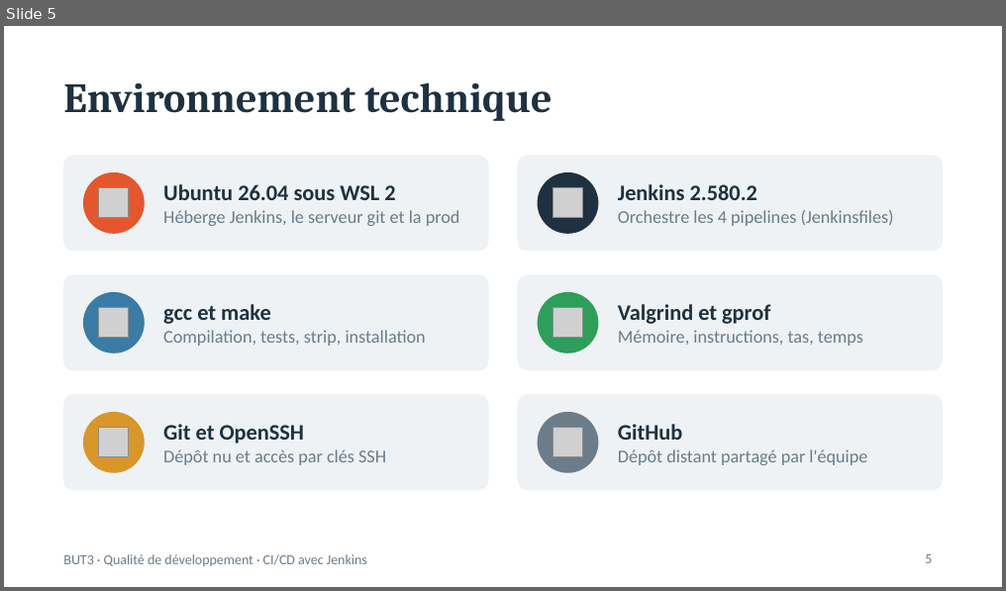
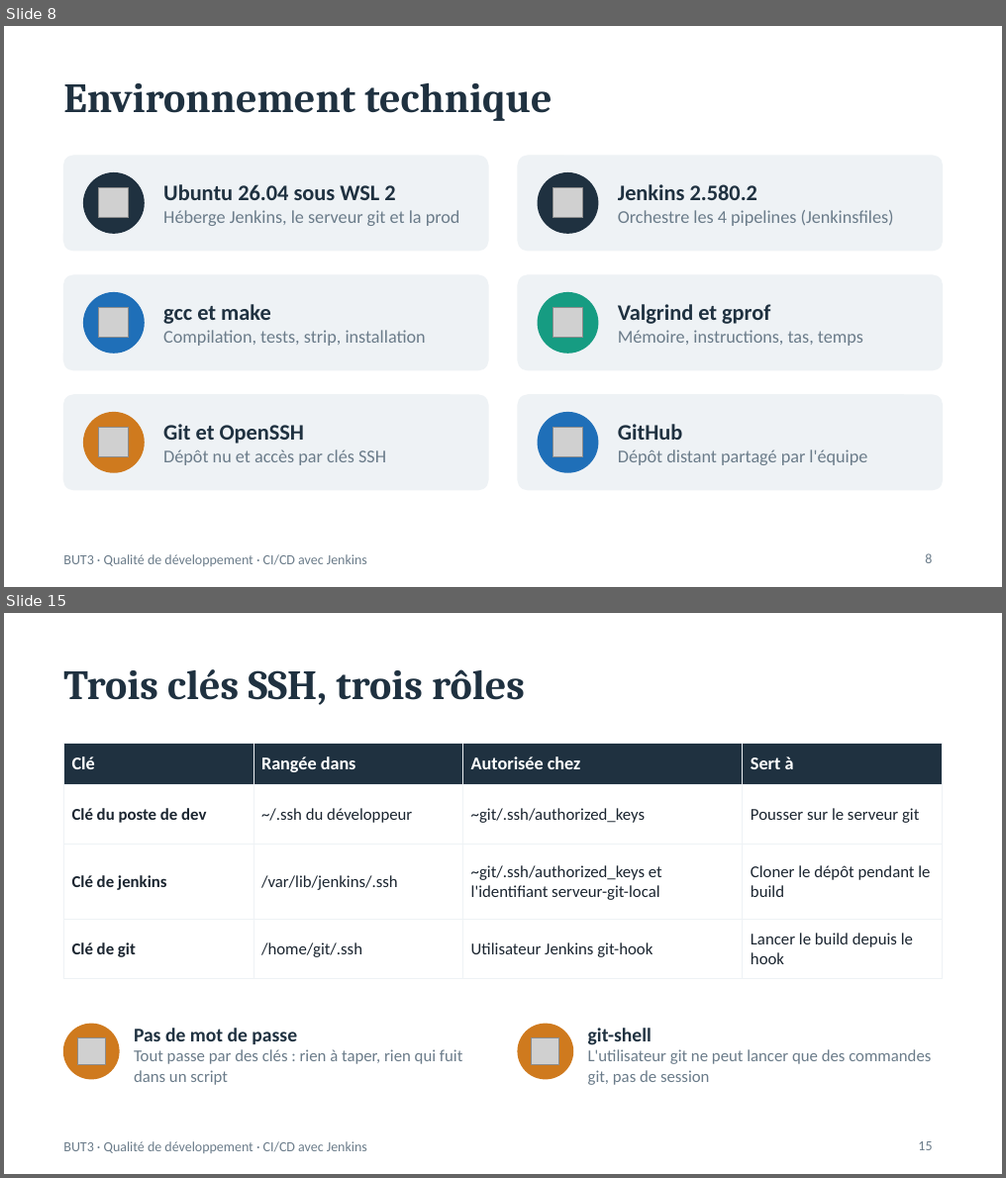
Before and after one commit to humariu506/test_jenkins, a slide deck: docs/Presentation_CICD_Jenkins.pptx. Shown one above the other, each under a label of ours: slide 5 before the commit, slides 8 and 15 after it; the slides between them are not shown. The pictures are 1006x591 and 1006x1178 pixels, drawn with LibreOffice and Linux fonts; fonts in the diff are those of the drawing; grey boxes stand for pictures. Boxes give left, top, right and bottom in pixels: in the first picture for what was removed or moved away, otherwise in the second. Text is boxed around its words. In the diff, an @@ line names an element or a change of style, - is before the commit and + after.

```diff
--- a/docs/Presentation_CICD_Jenkins.pptx
+++ b/docs/Presentation_CICD_Jenkins.pptx
@@ slide 15 added at (4,613,1002,1174), background #FFFFFF; not listed: 1 template element that a slide beside it also shows @@
@@ title added at (63,669,525,705), 30 pt, text #1F3140, bold @@
+Trois clés SSH, trois rôles
@@ table added at (63,743,943,968), 4 rows, 4 columns @@
+Clé | Rangée dans | Autorisée chez | Sert à
+Clé du poste de dev | ~/.ssh du développeur | ~git/.ssh/authorized_keys | Pousser sur le serveur git
+Clé de jenkins | /var/lib/jenkins/.ssh | ~git/.ssh/authorized_keys et l'identifiant serveur-git-local | Cloner le dépôt pendant le build
+Clé de git | /home/git/.ssh | Utilisateur Jenkins git-hook | Lancer le build depuis le hook
@@ ellipse added at (63,1024,119,1079), fill #CF7A1E, outline #CF7A1E 1 pt @@
@@ text added at (134,1028,462,1085), 12 pt, text #6B7C8A @@
+Pas de mot de passe
+Tout passe par des clés : rien à taper, rien qui fuit dans un script
@@ ellipse added at (518,1024,573,1079), fill #CF7A1E, outline #CF7A1E 1 pt @@
@@ text added at (588,1028,931,1085), 12 pt, text #6B7C8A @@
+git-shell
+L'utilisateur git ne peut lancer que des commandes git, pas de session
@@ picture added at (78,1038,106,1066) @@
@@ picture added at (532,1038,559,1066) @@
@@ page number added at (918,1142,932,1151), 10 pt, text #6B7C8A @@
+15
@@ what was slide 5 is now slide 8 @@
@@ slide 8 changed as well @@
@@ ellipse at (84,174,144,234): fill #E4572E to #1F3140; outline #E4572E 1 pt to #1F3140 1 pt @@
@@ ellipse at (84,292,144,353): fill #3A7CA5 to #1F6FB8; outline #3A7CA5 1 pt to #1F6FB8 1 pt @@
@@ ellipse at (538,292,598,353): fill #2E9E5B to #169C82; outline #2E9E5B 1 pt to #169C82 1 pt @@
@@ ellipse at (84,413,144,473): fill #D9962B to #CF7A1E; outline #D9962B 1 pt to #CF7A1E 1 pt @@
@@ ellipse at (538,413,598,473): fill #6B7C8A to #1F6FB8; outline #6B7C8A 1 pt to #1F6FB8 1 pt @@
@@ page number at (925,554,932,564): text changed @@
-5
+8
```
Also in this commit, not shown: 4 other slides changed, 12 other slides added.
